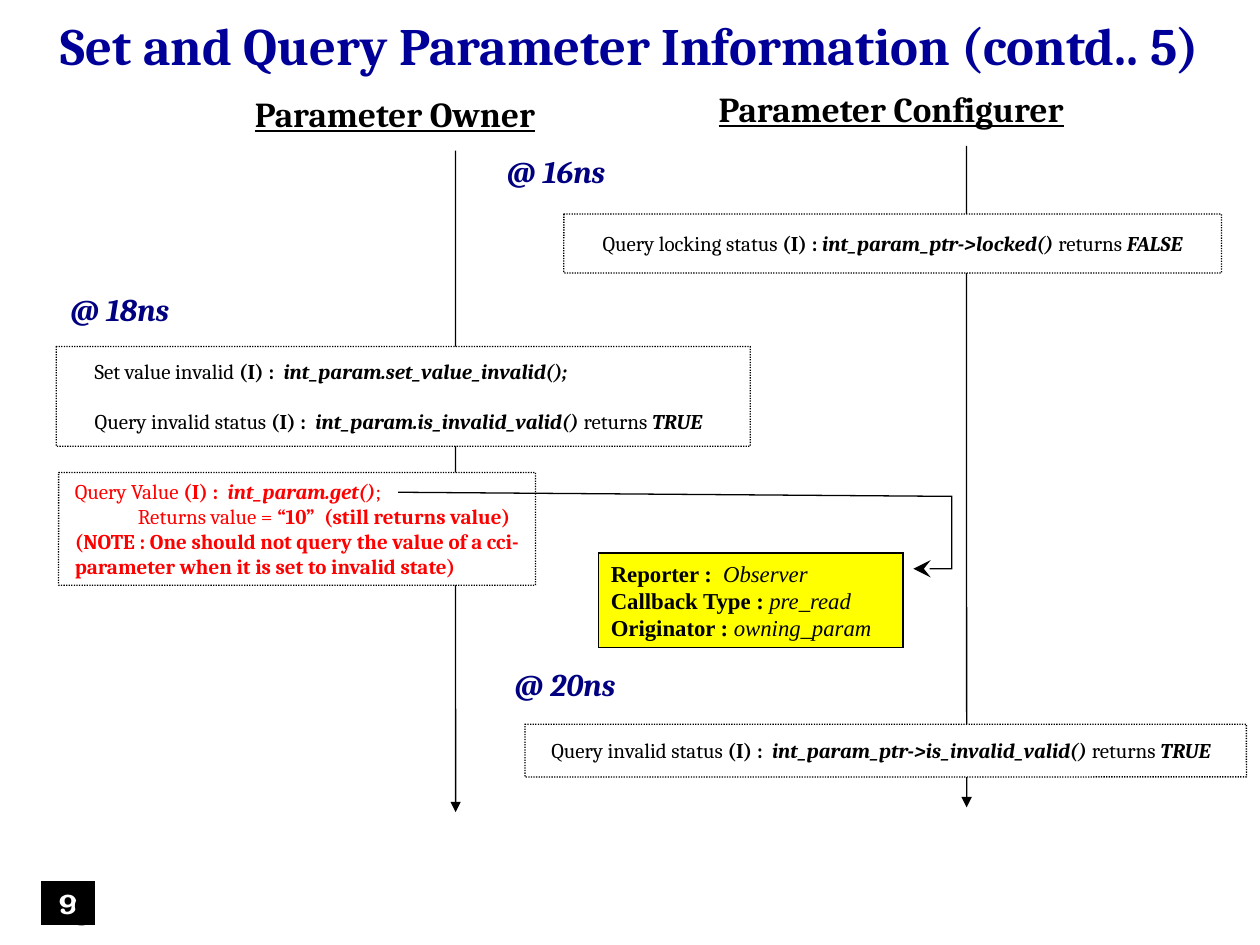
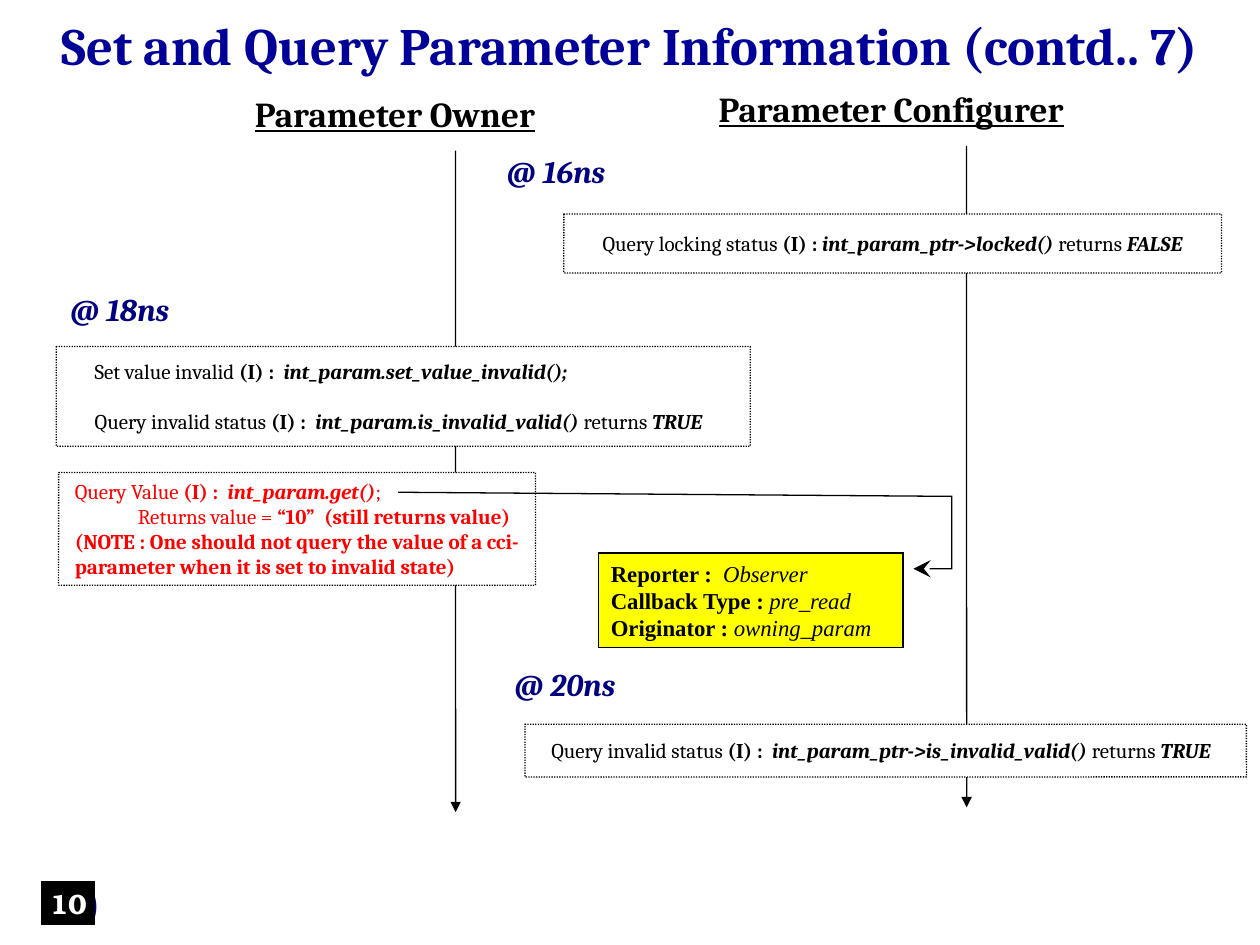
Before and after one commit to accellera-official/cci, a slide deck: slide 10 of examples/ex7_Parameter_Information/docs/ex7_Parameter_Information.ppt (slide 9 before the commit). Drawn at 1260x945 pixels with LibreOffice and Linux fonts; fonts in the diff are those of the drawing; background and template pictures are left out. Boxes give left, top, right and bottom in pixels: in the first picture for what was removed or moved away, otherwise in the second. Text is boxed around its words. In the diff, an @@ line names an element or a change of style, - is before the commit and + after.

```diff
--- a/examples/ex7_Parameter_Information/docs/ex7_Parameter_Information.ppt
+++ b/examples/ex7_Parameter_Information/docs/ex7_Parameter_Information.ppt
@@ text at (61, 27, 1198, 77): text changed @@
-Set and Query Parameter Information (contd.. 5)
+Set and Query Parameter Information (contd.. 7)
@@ page number at (44, 885, 98, 934): text changed; size 24 to 28 pt; font Times New Roman to Arial; text colour #000000 to #000099 @@
-9
+10
@@ text in rectangle at (50, 894, 87, 915): text changed @@
-9
+10
```
Also in this commit, not shown: 19 other slides changed, 1 slide added, 10 other files.
